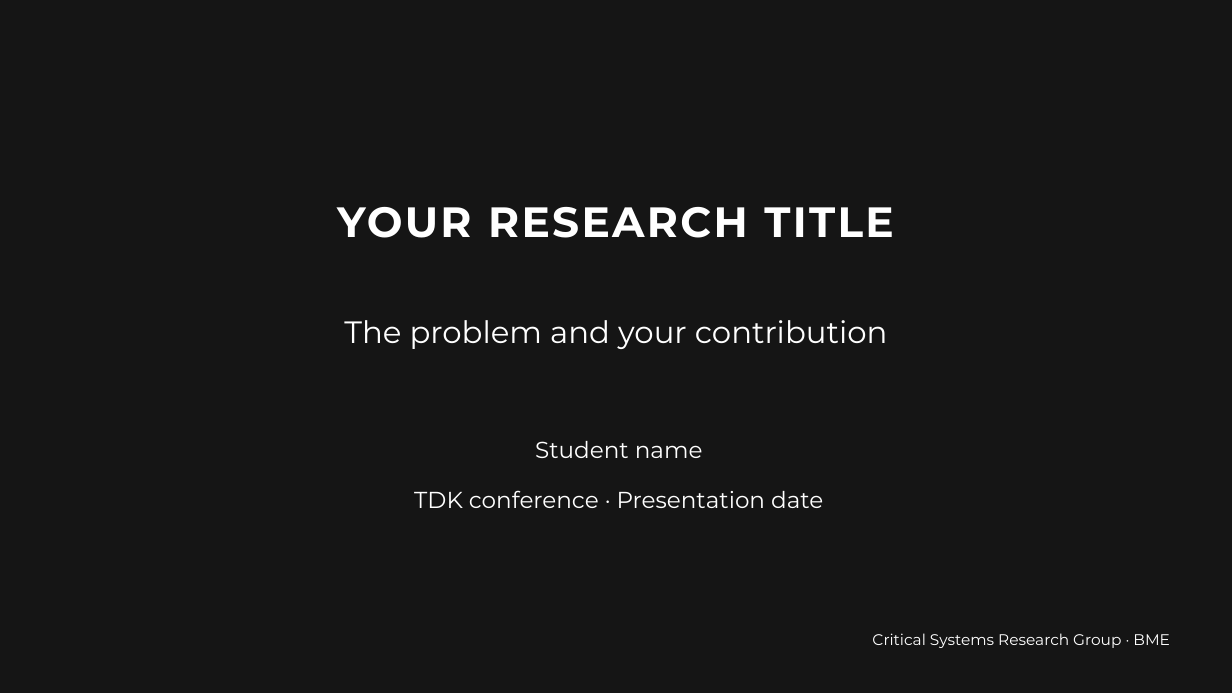
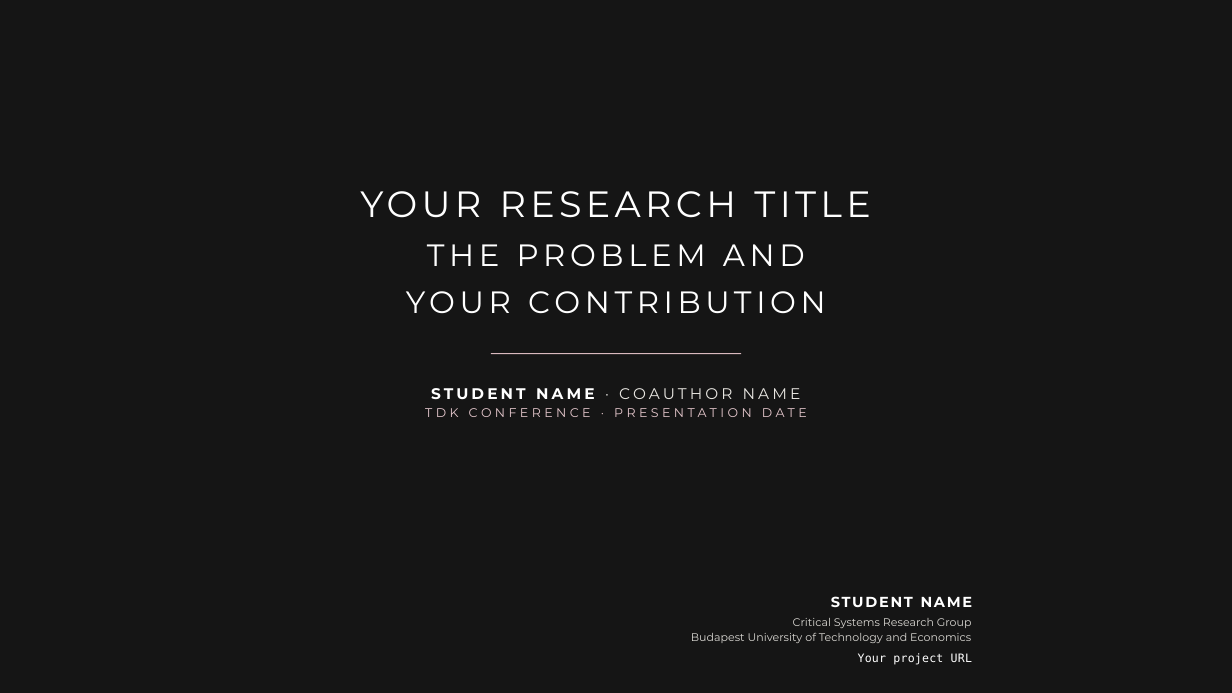
Before and after one commit to ftsrg-bclab-tdk/TDK-template, a slide deck: slide 1 of presentation/powerpoint/templates/ftsrg-current.potx. Drawn at 1232x693 pixels with LibreOffice and Linux fonts; fonts in the diff are those of the drawing; background and template pictures are left out. Boxes give left, top, right and bottom in pixels: in the first picture for what was removed or moved away, otherwise in the second. Text is boxed around its words. In the diff, an @@ line names an element or a change of style, - is before the commit and + after.

Commit message:
Match the PowerPoint templates to the BPM presentation
Preserve the BPM typography, header, cover and closing composition so students can use the same design in PowerPoint. Add its intermediate font weights and optional presenter picture placeholders, and clear inherited bullet indents from plain text.

```diff
--- a/presentation/powerpoint/templates/ftsrg-current.potx
+++ b/presentation/powerpoint/templates/ftsrg-current.potx
@@ title "YOUR RESEARCH TITLE" at box(87, 177, 1146, 226): size 33 to 28.5 pt, letter spacing 1.8 to 3.4 pt, bold off; line spacing 1.25 to 37pt; less space between paragraphs @@
@@ subtitle at box(406, 244, 825, 313): text changed @@
-The problem and your contribution
+THE PROBLEM AND
+YOUR CONTRIBUTION
@@ rectangle added at box(491, 353, 741, 354), fill #D9B9BE @@
@@ text at box(431, 388, 801, 399): text changed; size 18 to 12 pt; text colour #FFFFFF to #E8E6E1 @@
-Student name
-TDK conference · Presentation date
+STUDENT NAME · COAUTHOR NAME
@@ text added at box(425, 408, 807, 417), 9.8 pt, text #E3C6CB @@
+TDK CONFERENCE · PRESENTATION DATE
@@ text added at box(831, 596, 973, 607), 11.2 pt, text #FFFFFF, bold @@
+STUDENT NAME
@@ text at box(691, 618, 972, 643): text changed; size 12 to 8.6 pt; text colour #FFFFFF to #D8D6D1 @@
-Critical Systems Research Group · BME
+Critical Systems Research Group
+Budapest University of Technology and Economics
@@ text added at box(858, 653, 972, 664), 9 pt, text #FFFFFF @@
+Your project URL
```
Also in this commit, not shown: 9 other slides changed, 2 slides added, 2 slides removed, 12 other files.
